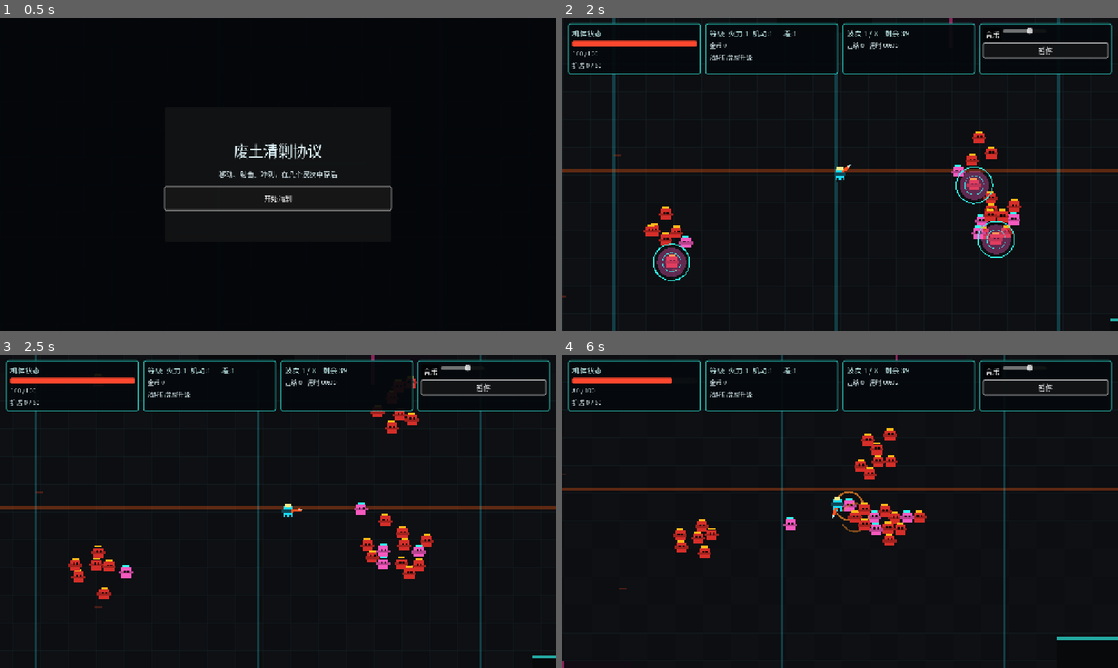
Above: before the commit, frames 1-4 (two rows, left to right).
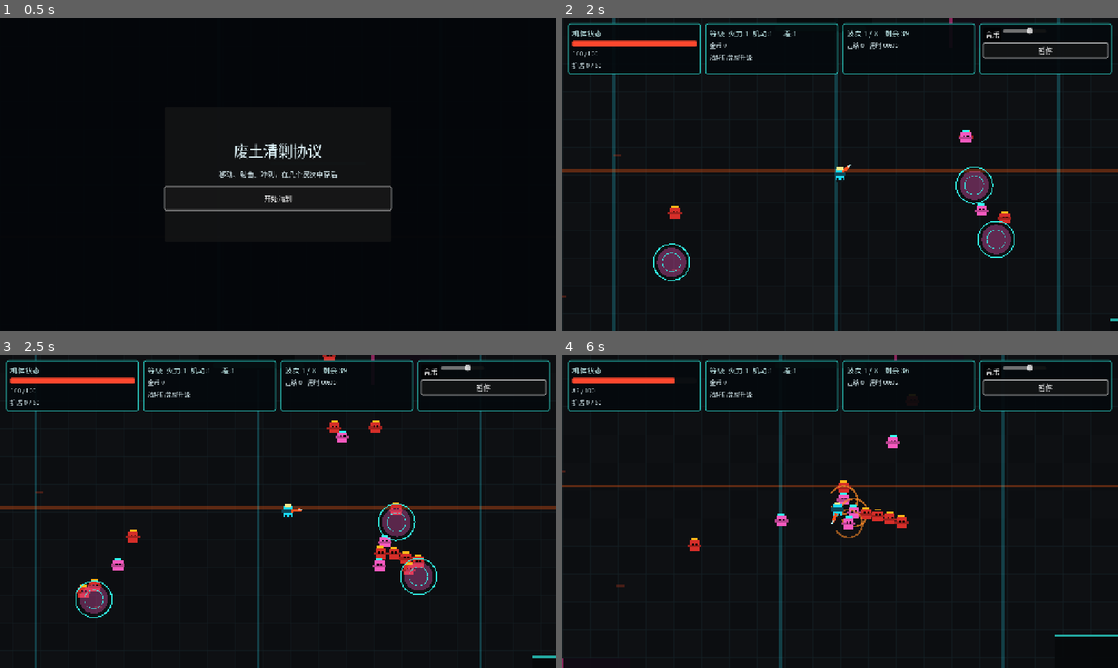
Above: after the commit, the same moments.

Repository: xiejiamincyq/2d-game
Game: Godot game, scene res://scenes/Main.tscn
The game is run twice, just before and just after one commit, with the same random seed, the same clock (stepped at 60 frames per second) and the same inputs.
Inputs (mouse positions are in pixels of both pictures, inside the frame that each line leads up to):
- Up to frame 1 (0.5 s): no input
- Up to frame 2 (2 s): click "开始清剿" at 0.5 s; click "音乐" at 1.25 s
- Up to frame 3 (2.5 s): tap Enter at 2 s; move the mouse to (400, 495) at 2.02 s; hold D (move_right) from 2.03 s (still down); right-click (400, 495) at 2.1 s; tap Space at 2.27 s
- Up to frame 4 (6 s): move the mouse to (728, 527) at 2.77 s; release D (move_right) at 2.78 s; hold S (move_down) 2.78-3.5 s; click (728, 527) at 2.85 s; tap Space at 3.02 s; click "继续" at 3.5 s; click "继续清剿" at 4.25 s; move the mouse to (895, 442) at 5.02 s; hold D (move_right) 5.03-5.78 s; tap R at 5.1 s; move the mouse to (812, 574) at 5.77 s; hold W (move_up) from 5.78 s (still down); tap 6 at 5.85 s

Frame 1 is identical in both runs. In frame 2, 1.7% of the frame differs, in the area x 14-83%, y 2-80%; in frame 3, 3.4%; in frame 4, 5.0%, in the area x 0-100%, y 0-100%.

Commit message:
fix: pace portal waves and charge overdrive
Keeps portal spawns inside world bounds, reduces gun-only kill shake, sharpens spike audio, and replaces streak threshold activation with a decaying charge meter.

Diff:
--- a/scripts/Main.gd
+++ b/scripts/Main.gd
@@ -15,8 +15,10 @@
 const WORLD_BOUNDS := Rect2(-1400, -900, 2800, 1800)
 const CAMERA_SMOOTHING_CANDIDATES: Array[float] = [0.0, 8.0, 16.0, 20.0]
 const CAMERA_SMOOTHING_SPEED: float = 8.0
-const OVERDRIVE_COMBO_THRESHOLD := 30
-const OVERDRIVE_DURATION := 3.0
+const OVERDRIVE_MAX_CHARGE := 100.0
+const OVERDRIVE_CHARGE_PER_KILL := 9.0
+const OVERDRIVE_CHARGE_DECAY_PER_SECOND := 7.0
+const OVERDRIVE_DRAIN_PER_SECOND := 34.0
 
 enum RunState { START, WAVE_INTRO, PLAYING, WAVE_CLEAR, SETTLEMENT, PAUSED, RESULT }
 
@@ -42,7 +44,7 @@
 var combo_count: int = 0
 var combo_timer: float = 0.0
 var overdrive_active: bool = false
-var overdrive_remaining: float = 0.0
+var overdrive_charge: float = 0.0
 var run_state: RunState = RunState.START
 var pending_wave_summary: Dictionary = {}
 
@@ -295,8 +297,11 @@
 	kill_count += 1
 	combo_count += 1
 	combo_timer = 3.0
-	if combo_count >= OVERDRIVE_COMBO_THRESHOLD and not overdrive_active:
+	if not overdrive_active:
+		overdrive_charge = minf(OVERDRIVE_MAX_CHARGE, overdrive_charge + OVERDRIVE_CHARGE_PER_KILL)
+	if is_equal_approx(overdrive_charge, OVERDRIVE_MAX_CHARGE) and not overdrive_active:
 		_set_overdrive(true)
+	ui.set_overdrive_charge(overdrive_charge, overdrive_active)
 	ui.set_combo(combo_count)
 	ui.set_run_stats(kill_count, elapsed_seconds)
 
@@ -384,10 +389,12 @@
 
 func _update_combo(delta: float) -> void:
 	if overdrive_active:
-		overdrive_remaining -= delta
-		ui.set_overdrive(true, overdrive_remaining)
-		if overdrive_remaining <= 0.0:
+		overdrive_charge = maxf(0.0, overdrive_charge - OVERDRIVE_DRAIN_PER_SECOND * delta)
+		if is_zero_approx(overdrive_charge):
 			_set_overdrive(false)
+	else:
+		overdrive_charge = maxf(0.0, overdrive_charge - OVERDRIVE_CHARGE_DECAY_PER_SECOND * delta)
+	ui.set_overdrive_charge(overdrive_charge, overdrive_active)
 	if combo_count <= 0:
 		return
 	combo_timer -= delta
@@ -429,12 +436,11 @@
 
 func _set_overdrive(active: bool) -> void:
 	overdrive_active = active
-	overdrive_remaining = OVERDRIVE_DURATION if active else 0.0
 	if player != null and player.has_method("set_overdrive_active"):
 		player.set_overdrive_active(active)
 		player.modulate = Color("ff571f") if active else Color.WHITE
 	if active:
-		ui.set_overdrive(true, overdrive_remaining)
+		ui.set_overdrive(true, overdrive_charge / OVERDRIVE_DRAIN_PER_SECOND)
 		audio.play("upgrade")
 		if is_instance_valid(combat_vfx):
 			combat_vfx.request_effect(&"ring", player.global_position, Vector2.UP, 2.0)
--- a/scripts/systems/AudioManager.gd
+++ b/scripts/systems/AudioManager.gd
@@ -46,7 +46,7 @@
 	streams["hit_laser"] = _make_harmonic_impact(0.1, 0.36, 720.0, 0.08)
 	streams["hit_arc"] = _make_harmonic_impact(0.12, 0.38, 430.0, 0.16)
 	streams["hit_dash"] = _make_impact(0.09, 0.62, 310.0, 95.0)
-	streams["hit_spike"] = _make_impact(0.07, 0.48, 1450.0, 360.0)
+	streams["hit_spike"] = _make_impact(0.045, 0.24, 2050.0, 620.0)
 	streams["kill_confirm"] = _make_kill_confirm()
 	streams["laser_loop"] = _make_laser_loop()
 	streams["start"] = _make_tone(360.0, 0.22, 0.18, 0.55, 2.2)
--- a/scripts/systems/CombatFeedback.gd
+++ b/scripts/systems/CombatFeedback.gd
@@ -42,7 +42,8 @@
 	_request_hit_audio(source, feedback_weight)
 	if killed:
 		_request_kill_burst(world_position, direction, maxf(0.8, intensity))
-		_request_camera_impact(_get_kill_trauma(feedback_weight), direction)
+		if source == DamageTypes.PROJECTILE:
+			_request_camera_impact(_get_kill_trauma(feedback_weight), direction)
 		_request_kill_audio()
 		request_hit_stop(KILL_STOP_MS)
 	elif source in [DamageTypes.DASH, DamageTypes.SPIKE] or amount >= 40.0:
@@ -123,11 +124,11 @@
 func _get_kill_trauma(feedback_weight: int) -> float:
 	match feedback_weight:
 		EnemyScript.FeedbackWeight.LIGHT:
-			return 0.28
+			return 0.10
 		EnemyScript.FeedbackWeight.HEAVY:
-			return 1.0
+			return 0.45
 		_:
-			return 0.8
+			return 0.26
 
 func _request_kill_burst(world_position: Vector2, direction: Vector2, intensity: float) -> void:
 	var base_direction := direction.normalized()
--- a/scripts/systems/WaveDirector.gd
+++ b/scripts/systems/WaveDirector.gd
@@ -22,7 +22,8 @@
 const PORTAL_MIN_SAFE_DISTANCE := 260.0
 const PORTAL_MAX_SAFE_DISTANCE := 520.0
 const PORTAL_WORLD_MARGIN := 48.0
-const PORTAL_SPAWN_BUDGET_PER_FRAME := 4
+const PORTAL_SPAWN_INTERVAL := 0.1
+const PORTAL_SPAWN_COUNT := 2
 
 var enemy_parent: Node
 var projectile_parent: Node
@@ -41,6 +42,7 @@
 var active_enemies: Array[Node] = []
 var active_portals: Array[Node] = []
 var portal_spawn_queues: Dictionary = {}
+var portal_spawn_timers: Dictionary = {}
 
 var waves: Array[Dictionary] = [
 	{"scrapper": 34, "dasher": 5, "spitter": 0, "bruiser": 0, "rate": 0.16},
@@ -142,11 +144,12 @@
 		var portal: Node = SpawnPortalScript.new()
 		portal.global_position = sample_portal_position(player.global_position, spawn_rng)
 		portal.set_process(false)
-		var burst_duration := maxf(0.45, float(queues[index].size()) / float(PORTAL_SPAWN_BUDGET_PER_FRAME * 30))
+		var burst_duration := maxf(1.2, ceilf(float(queues[index].size()) / float(PORTAL_SPAWN_COUNT)) * PORTAL_SPAWN_INTERVAL + 0.25)
 		portal.configure(portal.global_position, 0.7, burst_duration)
 		portal_parent.add_child(portal)
 		active_portals.append(portal)
 		portal_spawn_queues[portal.get_instance_id()] = queues[index]
+		portal_spawn_timers[portal.get_instance_id()] = 0.0
 		portal.closed.connect(_on_portal_closed, CONNECT_ONE_SHOT)
 	_emit_wave_status()
 
@@ -158,10 +161,15 @@
 		portal.advance(delta)
 		if portal.state != portal.State.BURST:
 			continue
-		var queue: Array = portal_spawn_queues.get(portal.get_instance_id(), [])
-		for count in range(mini(PORTAL_SPAWN_BUDGET_PER_FRAME, queue.size())):
+		var portal_id: int = portal.get_instance_id()
+		portal_spawn_timers[portal_id] = float(portal_spawn_timers.get(portal_id, 0.0)) - delta
+		if float(portal_spawn_timers[portal_id]) > 0.0:
+			continue
+		var queue: Array = portal_spawn_queues.get(portal_id, [])
+		for count in range(mini(PORTAL_SPAWN_COUNT, queue.size())):
 			_spawn_enemy_at(int(queue.pop_front()), portal.global_position)
-		portal_spawn_queues[portal.get_instance_id()] = queue
+		portal_spawn_queues[portal_id] = queue
+		portal_spawn_timers[portal_id] = PORTAL_SPAWN_INTERVAL
 	if active_portals.is_empty() and active_enemies.is_empty() and spawn_queue.is_empty():
 		_finish_current_wave()
 	else:
@@ -215,10 +223,11 @@
 
 func _spawn_enemy_at(kind: int, position: Vector2) -> void:
 	var enemy := EnemyScript.new()
-	enemy.global_position = position
 	if world_bounds.size != Vector2.ZERO:
 		enemy.world_bounds = world_bounds
 	enemy.setup(kind, wave_index + 1, projectile_parent)
+	var spawn_bounds := world_bounds.grow(-enemy.body_radius) if world_bounds.size != Vector2.ZERO else Rect2()
+	enemy.global_position = position.clamp(spawn_bounds.position, spawn_bounds.end - Vector2.ONE) if spawn_bounds.size != Vector2.ZERO else position
 	enemy_parent.add_child(enemy)
 	active_enemies.append(enemy)
 	enemy.tree_exiting.connect(_on_enemy_tree_exiting.bind(enemy), CONNECT_ONE_SHOT)
@@ -390,6 +399,7 @@
 
 func _on_portal_closed(portal: Node) -> void:
 	portal_spawn_queues.erase(portal.get_instance_id())
+	portal_spawn_timers.erase(portal.get_instance_id())
 	active_portals.erase(portal)
 	portal.queue_free()
 
--- a/scripts/tests/CombatFeedbackTest.gd
+++ b/scripts/tests/CombatFeedbackTest.gd
@@ -109,7 +109,7 @@
 	)
 	if not _assert_true(Engine.time_scale < 1.0, "a kill did not trigger hit-stop"):
 		return
-	if not _assert_true(is_equal_approx(camera_effects.trauma, 0.8), "a medium kill did not preserve the current 0.80 trauma"):
+	if not _assert_true(is_equal_approx(camera_effects.trauma, 0.26), "a projectile medium kill did not use reduced trauma"):
 		return
 	if not _assert_true(
 		vfx.get_effect_count(CombatVfxScript.DEBRIS) >= 6
@@ -135,7 +135,7 @@
 		Vector2.RIGHT,
 		true
 	)
-	if not _assert_true(is_equal_approx(camera_effects.trauma, 0.28), "a light kill did not use 0.28 trauma"):
+	if not _assert_true(is_equal_approx(camera_effects.trauma, 0.10), "a projectile light kill did not use reduced trauma"):
 		return
 	var light_cue_assigned := false
 	for voice in audio.voice_pool:
@@ -155,7 +155,7 @@
 		Vector2.RIGHT,
 		true
 	)
-	if not _assert_true(is_equal_approx(camera_effects.trauma, 1.0), "a heavy kill did not use 1.00 trauma"):
+	if not _assert_true(is_equal_approx(camera_effects.trauma, 0.45), "a projectile heavy kill did not use reduced trauma"):
 		return
 	var heavy_cue_assigned := false
 	for voice in audio.voice_pool:
--- a/scripts/tests/OverdriveTest.gd
+++ b/scripts/tests/OverdriveTest.gd
@@ -19,7 +19,7 @@
 	await process_frame
 	scene._start_run()
 	scene._transition_to(scene.RunState.PLAYING)
-	scene.combo_count = scene.OVERDRIVE_COMBO_THRESHOLD - 1
+	scene.overdrive_charge = scene.OVERDRIVE_MAX_CHARGE - scene.OVERDRIVE_CHARGE_PER_KILL
 	var killed_enemy := Node.new()
 	scene._on_enemy_killed(killed_enemy, &"test", 0)
 	killed_enemy.free()
@@ -27,7 +27,7 @@
 		return
 	if not _assert_true(is_equal_approx(scene.player.get_effective_fire_rate(), scene.player.fire_rate * 2.0), "overdrive did not double fire rate"):
 		return
-	scene._update_combo(scene.OVERDRIVE_DURATION + 0.1)
+	scene._update_combo(4.0)
 	if not _assert_true(not scene.overdrive_active and not scene.player.is_damage_immune(), "overdrive did not end and clear immunity"):
 		return
 	TestSupport.stop_audio(scene.audio)
--- a/scripts/tests/PortalTest.gd
+++ b/scripts/tests/PortalTest.gd
@@ -77,12 +77,18 @@
 	if not _assert_true(attack_enemies.get_child_count() == 0, "enemies spawned before portal warning completed"):
 		return
 	attack_director._process(0.3)
-	if not _assert_true(attack_enemies.get_child_count() == 9, "portal burst did not release every assigned enemy"):
+	if not _assert_true(attack_enemies.get_child_count() == 6, "portal burst did not release the first paced enemy batch"):
 		return
+	attack_director._process(0.1)
+	if not _assert_true(attack_enemies.get_child_count() == 9, "portal burst did not release later enemy batches"):
+		return
+	for enemy in attack_enemies.get_children():
+		if not _assert_true(director.world_bounds.has_point(enemy.global_position), "portal enemy spawned outside the map"):
+			return
 	for enemy in attack_enemies.get_children():
 		enemy.queue_free()
 	await process_frame
-	attack_director._process(1.0)
+	attack_director._process(1.3)
 	if not _assert_true(attack_director.get_active_portal_count() == 0, "closed portals remained in the wave registry"):
 		return
 
--- a/scripts/ui/GameUI.gd
+++ b/scripts/ui/GameUI.gd
@@ -193,6 +193,9 @@
 func set_overdrive(active: bool, remaining: float = 0.0) -> void:
 	hud.set_overdrive(active, remaining)
 
+func set_overdrive_charge(value: float, active: bool) -> void:
+	hud.set_overdrive_charge(value, active)
+
 func show_toast(text: String) -> void:
 	hud.show_toast(text)
 
--- a/scripts/ui/HUD.gd
+++ b/scripts/ui/HUD.gd
@@ -15,6 +15,7 @@
 var stats_label: Label
 var combo_panel: PanelContainer
 var combo_label: Label
+var overdrive_bar: ProgressBar
 var pause_button: Button
 var bgm_toggle_button: Button
 var bgm_volume_slider: HSlider
@@ -102,6 +103,12 @@
 	combo_label.horizontal_alignment = HORIZONTAL_ALIGNMENT_CENTER
 	combo_panel.add_child(combo_label)
 	add_child(combo_panel)
+	overdrive_bar = _make_bar(Color("ff571f"))
+	overdrive_bar.max_value = 100.0
+	overdrive_bar.value = 0.0
+	overdrive_bar.position = Vector2(490, 18)
+	overdrive_bar.custom_minimum_size = Vector2(210, 12)
+	add_child(overdrive_bar)
 
 	toast_overlay = PanelContainer.new()
 	toast_overlay.visible = false
@@ -203,6 +210,10 @@
 	combo_label.text = "超载 %.1fs  无敌 · 火力 ×4" % maxf(0.0, remaining)
 	combo_label.add_theme_color_override("font_color", Color("ff571f"))
 
+func set_overdrive_charge(value: float, active: bool) -> void:
+	overdrive_bar.value = clampf(value, 0.0, 100.0)
+	overdrive_bar.modulate = Color("ff571f") if active else Color("33fff2")
+
 func show_toast(text: String) -> void:
 	if toast_tween != null and toast_tween.is_valid():
 		toast_tween.kill()
